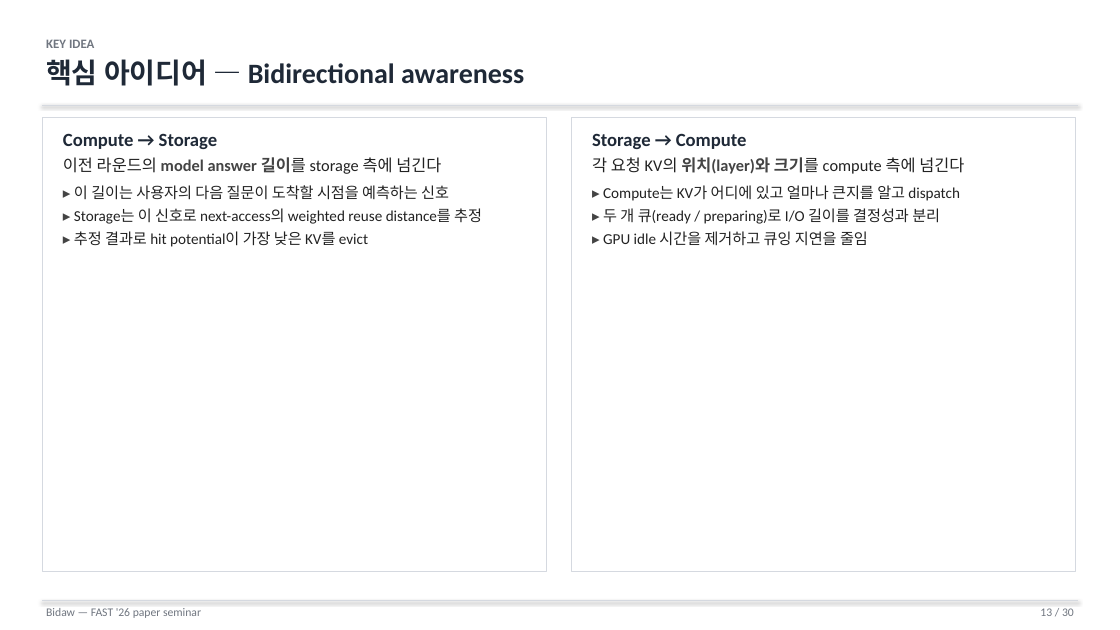
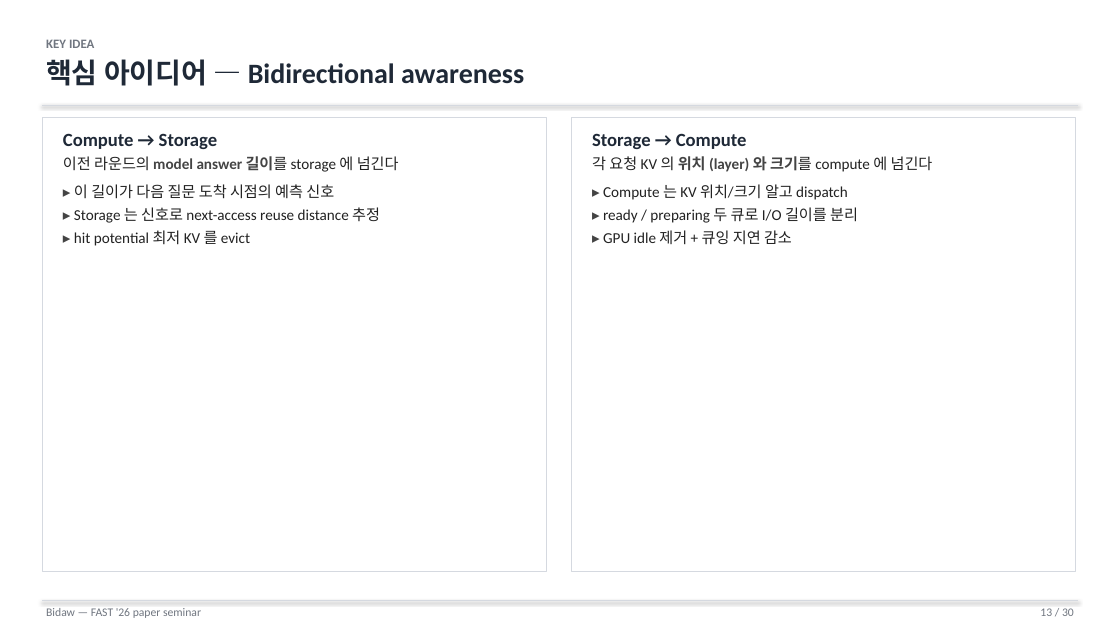
Before and after one commit to Daejun/bidaw, a slide deck: slide 13 of Bidaw_seminar.pptx. Drawn at 1120x630 pixels with LibreOffice and Linux fonts; fonts in the diff are those of the drawing. Boxes give left, top, right and bottom in pixels: in the first picture for what was removed or moved away, otherwise in the second. Text is boxed around its words. In the diff, an @@ line names an element or a change of style, - is before the commit and + after.

Commit message:
Eliminate widow lines in seminar slides
Awkward line breaks where one or two words spilled to the next line were
visible across most of the deck. Two passes of fixes:

- Body bullet font 14pt → 13pt (sed-style replace_all)
- Tighten copy on the worst offenders in slides 3, 5, 8, 9, 10, 11, 13,
  17, 23 (shorter Korean phrasing, English term abbreviations)
- Widen the slide-4 attention diagram box (5.8" → 6.1") and rewrite the
  formula in ASCII (`K^T`, `sqrt(d)`) so it fits on one line

```diff
--- a/Bidaw_seminar.pptx
+++ b/Bidaw_seminar.pptx
@@ text at <box>63,156,399,246</box>: text changed @@
-이전 라운드의 model answer 길이를 storage 측에 넘긴다
-▸ 이 길이는 사용자의 다음 질문이 도착할 시점을 예측하는 신호
-▸ Storage는 이 신호로 next-access의 weighted reuse distance를 추정
-▸ 추정 결과로 hit potential이 가장 낮은 KV를 evict
+이전 라운드의 model answer 길이를 storage 에 넘긴다
+▸ 이 길이가 다음 질문 도착 시점의 예측 신호
+▸ Storage 는 신호로 next-access reuse distance 추정
+▸ hit potential 최저 KV 를 evict
@@ text at <box>592,156,933,244</box>: text changed @@
-각 요청 KV의 위치(layer)와 크기를 compute 측에 넘긴다
-▸ Compute는 KV가 어디에 있고 얼마나 큰지를 알고 dispatch
-▸ 두 개 큐(ready / preparing)로 I/O 길이를 결정성과 분리
-▸ GPU idle 시간을 제거하고 큐잉 지연을 줄임
+각 요청 KV 의 위치 (layer) 와 크기를 compute 에 넘긴다
+▸ Compute 는 KV 위치/크기 알고 dispatch
+▸ ready / preparing 두 큐로 I/O 길이를 분리
+▸ GPU idle 제거 + 큐잉 지연 감소
```
Also in this commit, not shown: 22 other slides changed, 2 other files.
